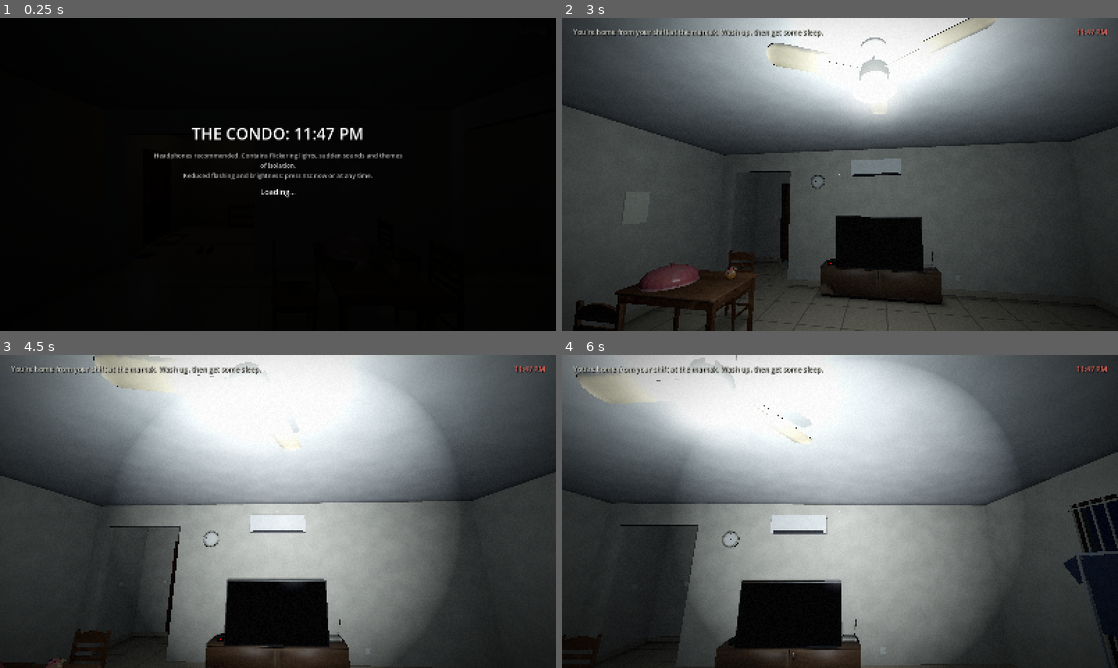
Above: before the commit, frames 1-4 (two rows, left to right).
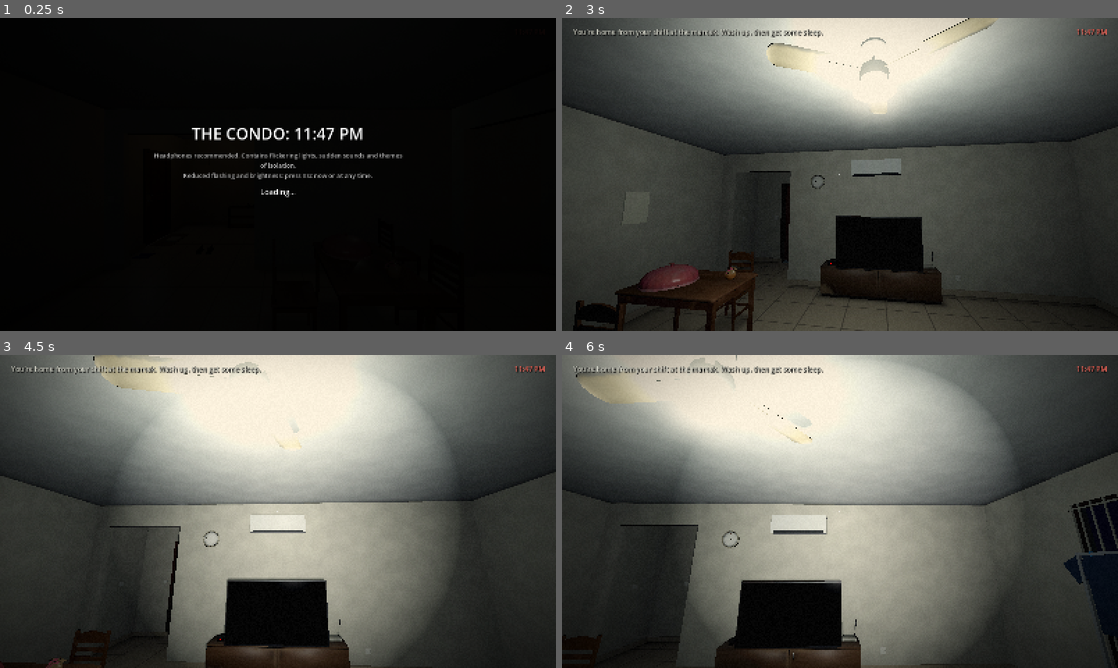
Above: after the commit, the same moments.

Repository: chengboonrong/the-condo
Game: Godot game, scene res://scenes/main.tscn
Two runs of this game, one before a commit and one after it. Both use one fixed random seed, a clock stepped at 60 frames per second and the inputs below.
Inputs (mouse positions are in pixels of both pictures, inside the frame that each line leads up to):
- Up to frame 1 (0.25 s): no input
- Up to frame 2 (3 s): tap Enter at 0.5, 2, 2.75 s; move the mouse to (962, 158) at 0.52 s; hold D (move_right) 0.53-1.25 s; hold C (crouch) 0.53-1.25 s; click (962, 158) at 0.67 s; tap Space at 1.25 s; drag from (728, 190) to (812, 237) at 1.27 s; move the mouse to (895, 105) at 2.02 s; hold D (move_right) 2.03-2.75 s; hold E (interact) 2.03-2.75 s; drag from (812, 237) to (673, 127) at 2.77 s
- Up to frame 3 (4.5 s): move the mouse to (316, 514) at 3.52 s; hold C (crouch) 3.53-4.28 s; hold W (move_forward) from 3.53 s (still down); move the mouse to (233, 508) at 4.27 s; tap F (flashlight) at 4.35 s
- Up to frame 4 (6 s): move the mouse to (845, 511) at 5.02 s; hold E (interact) 5.03-5.78 s; click (845, 511) at 5.17 s; move the mouse to (817, 505) at 5.77 s; release W (move_forward) at 5.78 s; hold D (move_right) from 5.78 s (still down); tap Shift (sprint) at 5.85 s

The runs differ from the first frame. In frame 2, 6.5% of the frame differs, in the area x 36-73%, y 0-31%; in frame 3, 11%, in the area x 26-69%, y 0-57%; in frame 4, 10%.

Commit message:
look: colour grade per act, easing colder, B-11-07 the greyest
Co-Authored-By: Claude Opus 5.5 <noreply@anthropic.com>

Diff:
--- a/scripts/world/look.gd
+++ b/scripts/world/look.gd
@@ -3,11 +3,29 @@
 ## The picture's look. The 3D view is drawn at about TARGET_LINES lines and scaled up with bilinear filtering,
 ## which softens it; the HUD is 2D and stays sharp. The film grain is snapped to the same 3D pixels.
 ## The scale is a whole divisor of the window height and follows the window, so the look is the same at any size.
+## The colour grade is the Environment's own adjustment: warm and full at home, a step colder and greyer each act,
+## and B-11-07 the greyest place in the game. It eases between grades and never cuts.
 
 const TARGET_LINES := 450.0  # up to 540 if thin things shimmer or a moved object gets hard to see
+const EASE_SECONDS := 4.0
+## saturation and contrast are the adjustment's; black and white are the two ends of its colour-correction ramp,
+## so a bluer white tints the lights and a lifted black tints the shadows. Keys 1-4 are the acts.
+const GRADES := {
+	1: {"saturation": 1.08, "contrast": 1.02, "black": Color(0.0, 0.0, 0.0), "white": Color(1.0, 0.96, 0.88)},
+	2: {"saturation": 0.62, "contrast": 1.08, "black": Color(0.0, 0.015, 0.03), "white": Color(0.88, 0.95, 1.0)},
+	3: {"saturation": 0.54, "contrast": 1.10, "black": Color(0.0, 0.018, 0.035), "white": Color(0.86, 0.94, 1.0)},
+	4: {"saturation": 0.46, "contrast": 1.12, "black": Color(0.0, 0.02, 0.04), "white": Color(0.84, 0.93, 1.0)},
+	&"mirror_room": {"saturation": 0.34, "contrast": 1.14, "black": Color(0.0, 0.02, 0.04), "white": Color(0.82, 0.92, 1.0)},
+}
 
 var environment: Environment  # the world's; Main sets it before add_child
 var film: ShaderMaterial  # the HUD's grain and vignette; Main sets it before add_child
+
+var _ramp := Gradient.new()  # the colour-correction ramp: black at 0, white at 1
+var _shown: Dictionary  # the grade last written to the environment
+var _from: Dictionary  # where the ease started
+var _target: Dictionary  # where it is going
+var _progress := 1.0  # 0 to 1 through the ease; 1 is a still grade
 
 
 ## Window pixels per 3D pixel for a window this tall: the whole number that leaves the nearest to TARGET_LINES lines.
@@ -19,6 +37,54 @@
 	Settings.changed.connect(_apply_filter)
 	get_window().size_changed.connect(_apply_filter)
 	_apply_filter()
+	# On from the first frame, so the warm-up compiles the adjustment and nothing compiles mid-game.
+	var texture := GradientTexture1D.new()
+	texture.gradient = _ramp
+	environment.adjustment_color_correction = texture
+	environment.adjustment_enabled = true
+	settle()
+
+
+## The grade for where the player is: B-11-07's, else the act's (the ending keeps act 4's).
+func target_grade() -> Dictionary:
+	if WorldState.player_room == &"mirror_room":
+		return GRADES[&"mirror_room"]
+	return GRADES[clampi(WorldState.act, 1, 4)]
+
+
+## Jumps to the target grade now and ends any ease.
+func settle() -> void:
+	_target = target_grade()
+	_progress = 1.0
+	_show(_target)
+
+
+# Polled, not driven by EventBus.act_changed: WorldState.reset() sets the act without emitting it, and the room
+# is only known on the physics tick. A still grade writes nothing, so the ramp texture is not re-uploaded.
+func _process(delta: float) -> void:
+	var target := target_grade()
+	if target != _target:
+		_from = _shown
+		_target = target
+		_progress = 0.0
+	if _progress >= 1.0:
+		return
+	_progress = minf(1.0, _progress + delta / EASE_SECONDS)
+	var w := smoothstep(0.0, 1.0, _progress)
+	_show({
+		"saturation": lerpf(_from["saturation"], _target["saturation"], w),
+		"contrast": lerpf(_from["contrast"], _target["contrast"], w),
+		"black": (_from["black"] as Color).lerp(_target["black"], w),
+		"white": (_from["white"] as Color).lerp(_target["white"], w),
+	})
+
+
+func _show(grade: Dictionary) -> void:
+	_shown = grade
+	environment.adjustment_saturation = grade["saturation"]
+	environment.adjustment_contrast = grade["contrast"]
+	_ramp.set_color(0, grade["black"])
+	_ramp.set_color(1, grade["white"])
 
 
 func _apply_filter() -> void:
--- a/tests/integration/test_look.gd
+++ b/tests/integration/test_look.gd
@@ -9,6 +9,11 @@
 	await tree.physics_frame
 	await tree.physics_frame
 	return main
+
+
+func _frames(n: int) -> void:
+	for i in n:
+		await tree.physics_frame
 
 
 func test_the_filter_follows_the_window_height() -> bool:
@@ -47,3 +52,53 @@
 	near(tree.root.scaling_3d_scale, 0.5, 0.001, "back to a half")
 	main.queue_free()
 	return true
+
+
+func test_act_one_is_warm_and_full_from_the_first_frame() -> bool:
+	var main := await _main()
+	var env: Environment = main.builder.environment
+	check(env.adjustment_enabled, "the grade is on from the start, so nothing compiles mid-game")
+	near(env.adjustment_saturation, 1.08, 0.001, "act 1 saturation")
+	near(env.adjustment_contrast, 1.02, 0.001, "act 1 contrast")
+	var g: Gradient = (env.adjustment_color_correction as GradientTexture1D).gradient
+	eq(g.get_color(1), Color(1.0, 0.96, 0.88), "a warm white")
+	main.queue_free()
+	return true
+
+
+func test_each_act_eases_colder() -> bool:
+	var main := await _main()
+	var env: Environment = main.builder.environment
+	WorldState.set_act(2)
+	await _frames(30)  # half a second of a 4 s ease
+	check(env.adjustment_saturation < 1.08 and env.adjustment_saturation > 0.62, "it eases, it does not cut")
+	await _frames(250)
+	near(env.adjustment_saturation, 0.62, 0.001, "act 2 saturation")
+	near(env.adjustment_contrast, 1.08, 0.001, "act 2 contrast")
+	WorldState.set_act(3)
+	main.look.settle()
+	check(env.adjustment_saturation < 0.62, "act 3 is more drained")
+	check((env.adjustment_color_correction as GradientTexture1D).gradient.get_color(1).r < 0.88, "and colder")
+	main.queue_free()
+	return true
+
+
+func test_b1107_is_the_most_drained() -> bool:
+	for k: Variant in Look.GRADES:
+		check(Look.GRADES[&"mirror_room"]["saturation"] <= Look.GRADES[k]["saturation"], "nothing is greyer than B-11-07 (%s)" % k)
+	var main := await _main()
+	WorldState.set_variant(&"bedroom", &"door")
+	main.player.global_position = ApartmentLayout.room_center(&"mirror_room", WorldState.variants)
+	await _frames(2)  # main sets player_room on the physics tick
+	main.look.settle()
+	near(main.builder.environment.adjustment_saturation, 0.34, 0.001, "B-11-07's grade")
+	main.queue_free()
+	return true
+
+
+func test_a_new_shift_starts_warm() -> bool:
+	WorldState.act = 3  # a cold act left over from the last shift; main resets it
+	var main := await _main()
+	near(main.builder.environment.adjustment_saturation, 1.08, 0.001, "warm at once, no ease from cold")
+	main.queue_free()
+	return true
Not shown, changed: docs/architecture.md
